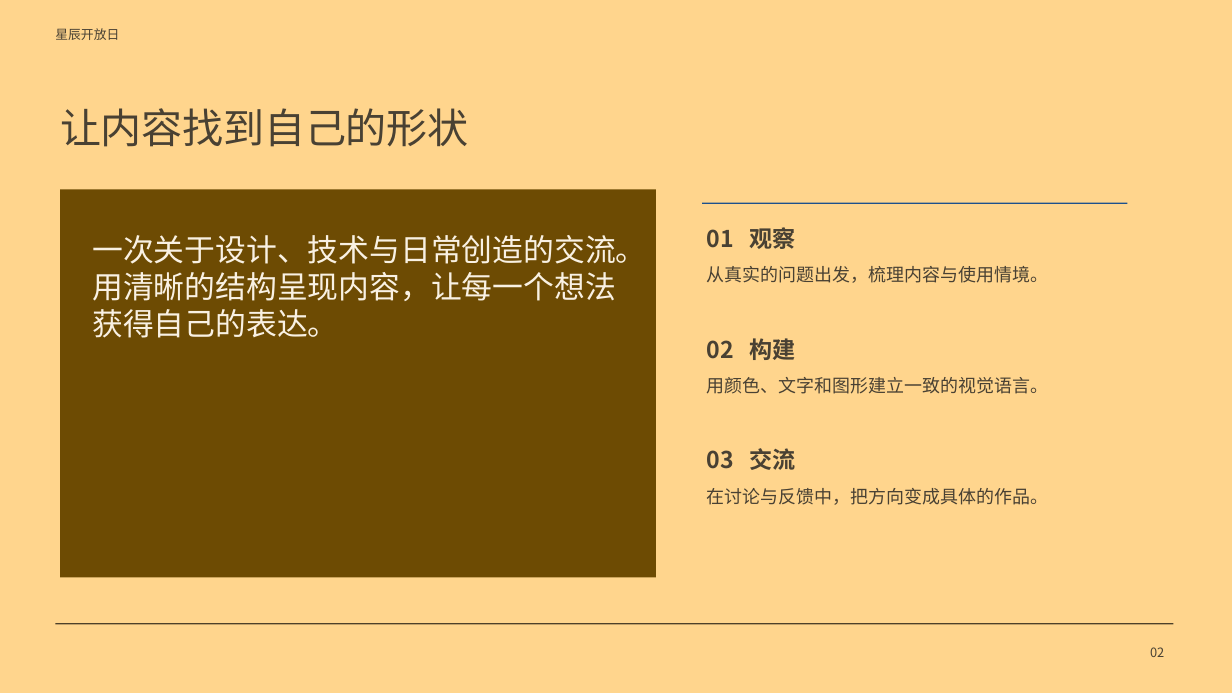
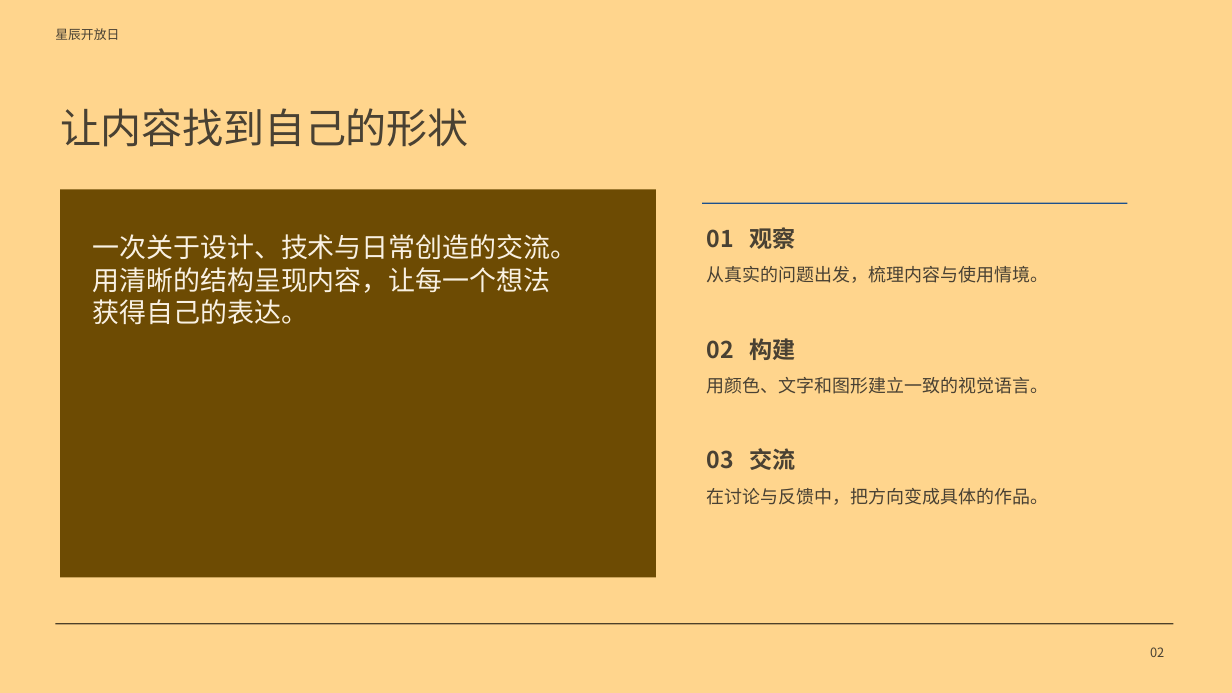
Before and after one commit to xingchenyd/random-design, a slide deck: slide 2 of examples/01/theme.pptx. Drawn at 1232x693 pixels with LibreOffice and Linux fonts; fonts in the diff are those of the drawing. Boxes give left, top, right and bottom in pixels: in the first picture for what was removed or moved away, otherwise in the second. Text is boxed around its words. In the diff, an @@ line names an element or a change of style, - is before the commit and + after.

```diff
--- a/examples/01/theme.pptx
+++ b/examples/01/theme.pptx
@@ text "一次关于设计、技术与日常创造的交流。" at bbox=[92, 234, 577, 325]: size 24 to 21 pt @@
```
Also in this commit, not shown: 10 other files.
